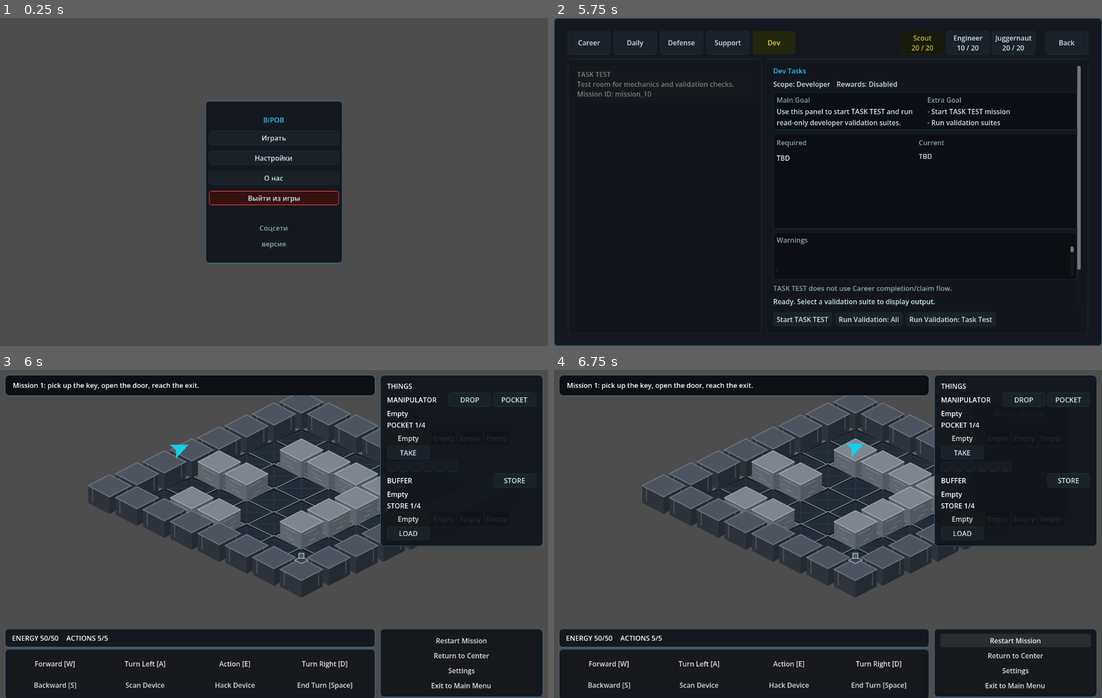
Above: before the commit, frames 1-4 (two rows, left to right).
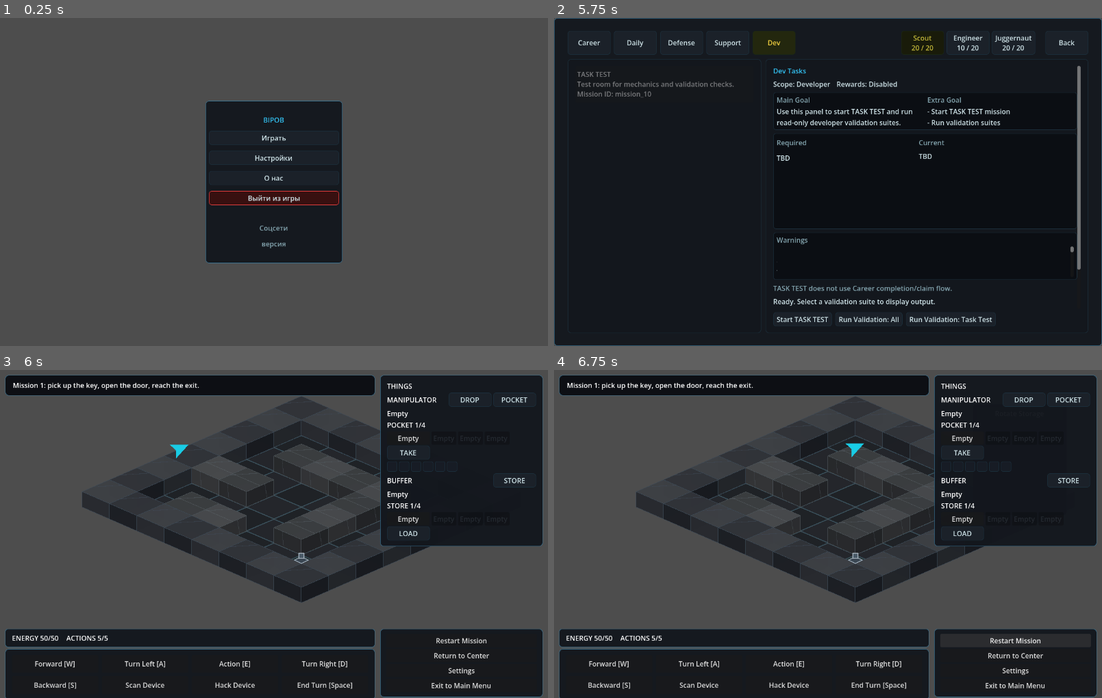
Above: after the commit, the same moments.

Repository: JUSTConnect/bibop
Game: Godot game, scene res://scenes/main.tscn
The game is run twice, just before and just after one commit, with the same random seed, the same clock (stepped at 60 frames per second) and the same inputs.
Inputs:
- Up to frame 1 (0.25 s): no input
- Up to frame 2 (5.75 s): click "Играть" at 0.5 s; click "TSK" at 1.25 s; click "Career" at 2 s; click "Daily" at 2.75 s; click "Defense" at 3.5 s; click "Support" at 4.25 s; click "Dev" at 5 s
- Up to frame 3 (6 s): click "Start TASK TEST" at 5.75 s
- Up to frame 4 (6.75 s): click "Restart Mission" at 6.5 s

Frames 1-2 are identical in both runs. In frame 3, 13% of the frame differs, in the area x 15-79%, y 7-71%; in frame 4, 13%.

Commit message:
BIP-Visual-020-fix: apply wall footprint and floor inset to placeholder asset preview

Diff:
--- a/scripts/field/room_visual_renderer.gd
+++ b/scripts/field/room_visual_renderer.gd
@@ -929,11 +929,6 @@
 	return top_points
 
 func draw_iso_wall_block(cell: Vector2i) -> void:
-	var wall_profile_key: String = get_wall_visual_profile_key_for_cell(cell)
-	var wall_asset_key: String = get_iso_wall_asset_key_for_profile(wall_profile_key)
-	if draw_iso_texture_asset(cell, wall_asset_key):
-		return
-
 	var base_points: PackedVector2Array = get_iso_wall_base_points(cell)
 	if base_points.size() < 4:
 		return
@@ -972,6 +967,68 @@
 	var accent_start: Vector2 = top_points[3].lerp(top_points[0], 0.4)
 	var accent_end: Vector2 = top_points[0].lerp(top_points[1], 0.45)
 	draw_line(accent_start, accent_end, accent_color, 1.2)
+
+	var wall_profile_key: String = get_wall_visual_profile_key_for_cell(cell)
+	draw_iso_wall_surface_accent(left_face, right_face, top_face, wall_profile_key, accent_color)
+
+func draw_iso_wall_surface_accent(
+	left_face: PackedVector2Array,
+	right_face: PackedVector2Array,
+	top_face: PackedVector2Array,
+	profile_key: String,
+	accent_color: Color
+) -> void:
+	var accent_key: String = normalize_wall_visual_profile_key(profile_key)
+	match accent_key:
+		"brick_wall":
+			draw_iso_wall_brick_accent(left_face, right_face, accent_color)
+		"concrete_wall":
+			draw_iso_wall_concrete_accent(left_face, right_face, top_face, accent_color)
+		"steel_wall", "reinforced_steel_wall", "titanium_wall":
+			draw_iso_wall_steel_accent(left_face, right_face, top_face, accent_color)
+		"grate_wall":
+			draw_iso_wall_grate_accent(left_face, right_face, accent_color)
+
+func draw_iso_wall_brick_accent(left_face: PackedVector2Array, right_face: PackedVector2Array, accent_color: Color) -> void:
+	var mortar_color: Color = accent_color.lightened(0.18)
+	for row in [0.25, 0.5, 0.75]:
+		draw_line(left_face[0].lerp(left_face[3], row), left_face[1].lerp(left_face[2], row), mortar_color, 1.0)
+		draw_line(right_face[0].lerp(right_face[3], row), right_face[1].lerp(right_face[2], row), mortar_color, 1.0)
+
+func draw_iso_wall_concrete_accent(
+	left_face: PackedVector2Array,
+	right_face: PackedVector2Array,
+	top_face: PackedVector2Array,
+	accent_color: Color
+) -> void:
+	var crack_color: Color = accent_color.darkened(0.12)
+	draw_line(left_face[0].lerp(left_face[1], 0.3), left_face[2].lerp(left_face[3], 0.65), crack_color, 1.05)
+	draw_line(right_face[0].lerp(right_face[1], 0.66), right_face[2].lerp(right_face[3], 0.25), crack_color, 1.05)
+	var panel_color: Color = accent_color.lightened(0.08)
+	draw_line(top_face[3].lerp(top_face[0], 0.5), top_face[2].lerp(top_face[1], 0.5), panel_color, 1.0)
+
+func draw_iso_wall_steel_accent(
+	left_face: PackedVector2Array,
+	right_face: PackedVector2Array,
+	top_face: PackedVector2Array,
+	accent_color: Color
+) -> void:
+	var seam_color: Color = accent_color.lightened(0.15)
+	draw_line(left_face[0].lerp(left_face[1], 0.55), left_face[3].lerp(left_face[2], 0.55), seam_color, 1.0)
+	draw_line(right_face[0].lerp(right_face[1], 0.48), right_face[3].lerp(right_face[2], 0.48), seam_color, 1.0)
+	draw_line(top_face[3].lerp(top_face[0], 0.5), top_face[2].lerp(top_face[1], 0.5), seam_color, 1.0)
+	var rivet_color: Color = accent_color.lightened(0.3)
+	for side_point in [left_face[1], left_face[2], right_face[1], right_face[2]]:
+		draw_circle(side_point.lerp(top_face[2], 0.08), 1.2, rivet_color)
+
+func draw_iso_wall_grate_accent(left_face: PackedVector2Array, right_face: PackedVector2Array, accent_color: Color) -> void:
+	var bar_color: Color = accent_color.lightened(0.24)
+	var gap_color: Color = accent_color.darkened(0.2)
+	for column in [0.2, 0.4, 0.6, 0.8]:
+		draw_line(left_face[0].lerp(left_face[1], column), left_face[3].lerp(left_face[2], column), bar_color, 1.0)
+		draw_line(right_face[0].lerp(right_face[1], column), right_face[3].lerp(right_face[2], column), bar_color, 1.0)
+	draw_line(left_face[0].lerp(left_face[3], 0.5), left_face[1].lerp(left_face[2], 0.5), gap_color, 1.0)
+	draw_line(right_face[0].lerp(right_face[3], 0.5), right_face[1].lerp(right_face[2], 0.5), gap_color, 1.0)
 
 func draw_iso_floor_prototype() -> void:
 	# Procedural prototype floor renderer for early isometric look exploration.
@@ -992,7 +1049,8 @@
 				continue
 
 			var floor_asset_key: String = get_iso_floor_asset_key_for_tile(tile_type)
-			if draw_iso_texture_asset(cell, floor_asset_key):
+			var allow_floor_texture_preview: bool = not should_use_iso_placeholder_asset_preset()
+			if allow_floor_texture_preview and draw_iso_texture_asset(cell, floor_asset_key):
 				continue
 
 			var diamond_points: PackedVector2Array = get_iso_inset_diamond_points(cell, iso_floor_visual_inset)
